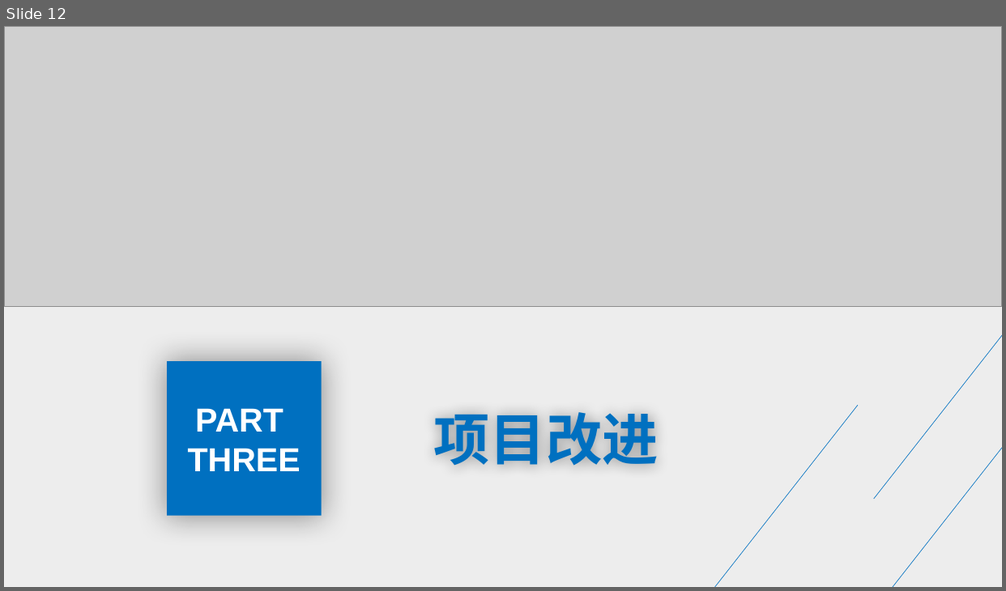
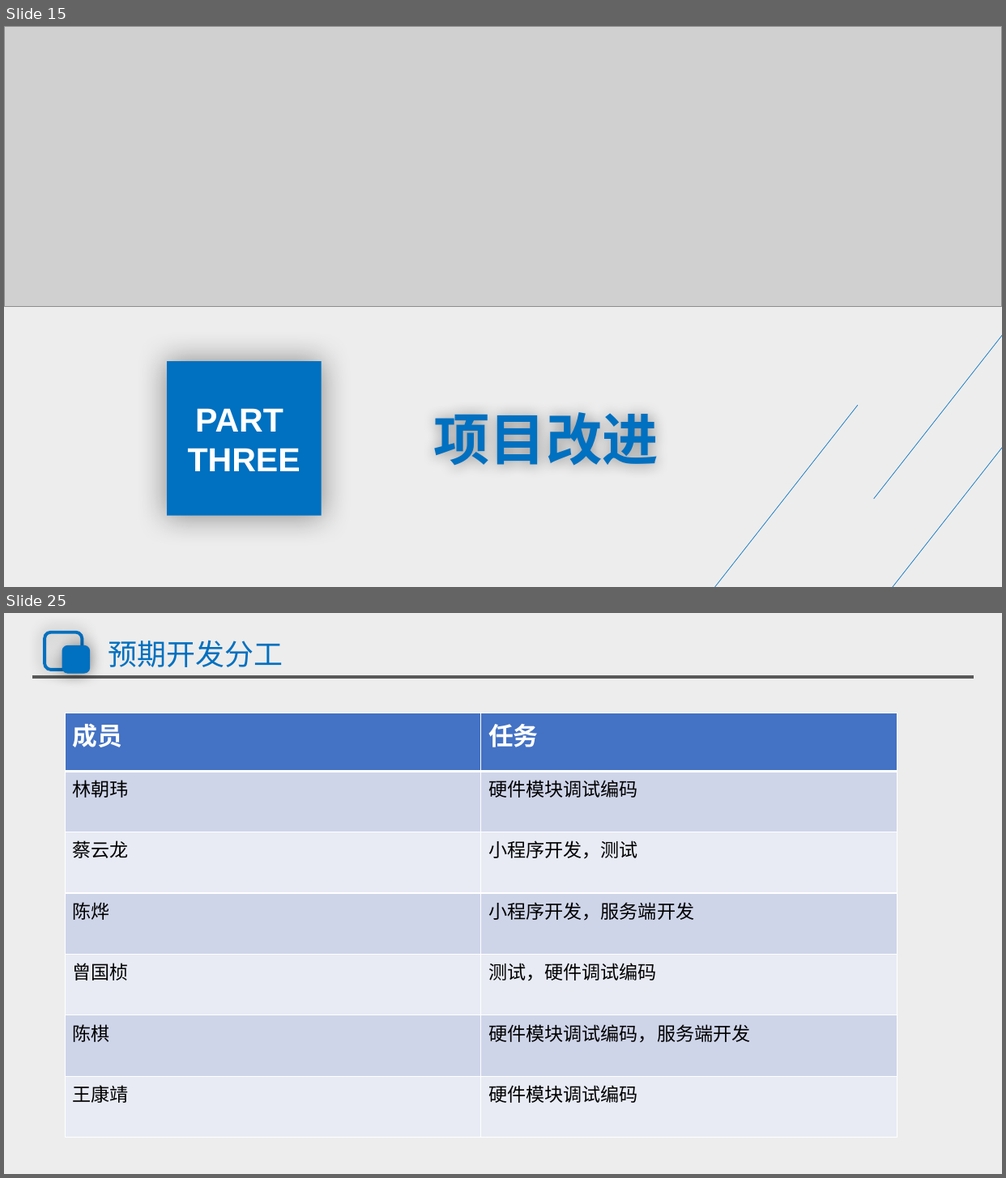
Before and after one commit to group21-sudo/practice_project, a slide deck: 座位检测预约系统_系统设计和数据库设计答辩.pptx. Shown one above the other, each under a label of ours: slide 12 before the commit, slides 15 and 25 after it; the slides between them are not shown. The pictures are 1006x591 and 1006x1178 pixels, drawn with LibreOffice and Linux fonts; fonts in the diff are those of the drawing; grey boxes stand for pictures. Boxes give left, top, right and bottom in pixels: in the first picture for what was removed or moved away, otherwise in the second. Text is boxed around its words. In the diff, an @@ line names an element or a change of style, - is before the commit and + after.

```diff
--- a/座位检测预约系统_系统设计和数据库设计答辩.pptx
+++ b/座位检测预约系统_系统设计和数据库设计答辩.pptx
@@ slide 25 added at (x1=4, y1=613, x2=1002, y2=1174), background #FFFFFF; not listed: 1 template element that a slide beside it also shows @@
@@ rounded rectangle added at (x1=44, y1=632, x2=82, y2=670), outline #0070C0 3 pt @@
@@ rounded rectangle added at (x1=64, y1=647, x2=88, y2=671), fill #0070C0, outline #0070C0 3 pt @@
@@ title added at (x1=108, y1=640, x2=283, y2=667), 28 pt, text #0070C0 @@
+预期开发分工
@@ line added from (32, 677) to (974, 677), #595959 3 pt @@
@@ table added at (x1=66, y1=713, x2=898, y2=1138), 7 rows, 2 columns @@
+成员 | 任务
+林朝玮 | 硬件模块调试编码
+蔡云龙 | 小程序开发，测试
+陈烨 | 小程序开发，服务端开发
+曾国桢 | 测试，硬件调试编码
+陈棋 | 硬件模块调试编码，服务端开发
+王康靖 | 硬件模块调试编码
@@ what was slide 12 is now slide 15 @@
```
Also in this commit, not shown: 10 slides changed, 13 other slides added, 8 slides removed, 1 other file.
